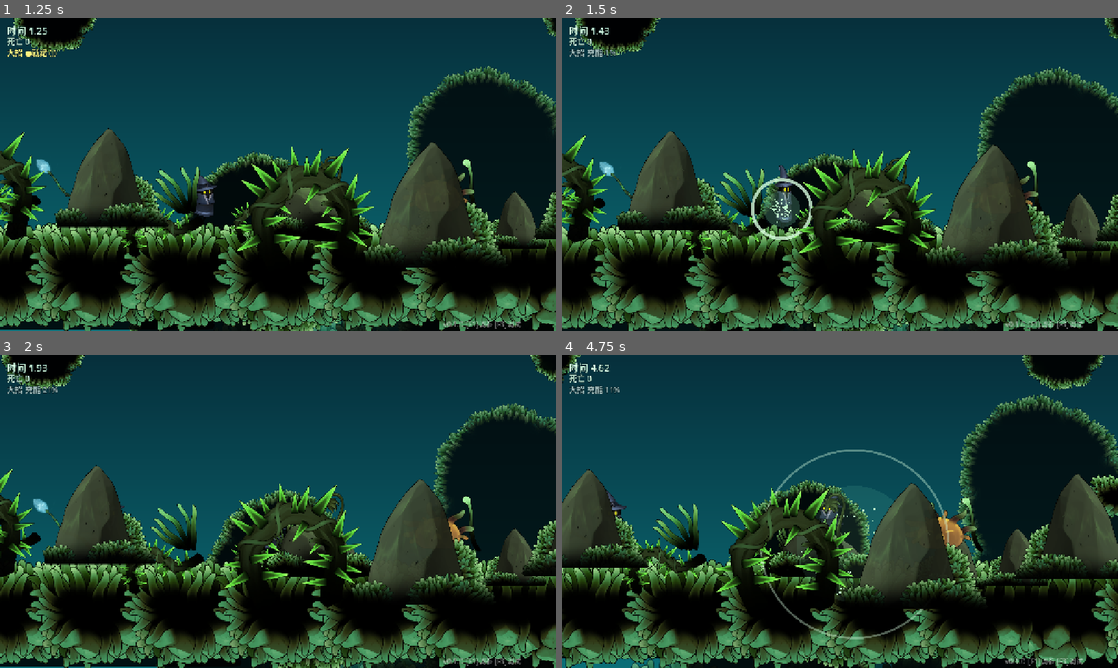
Above: before the commit, frames 1-4 (two rows, left to right).
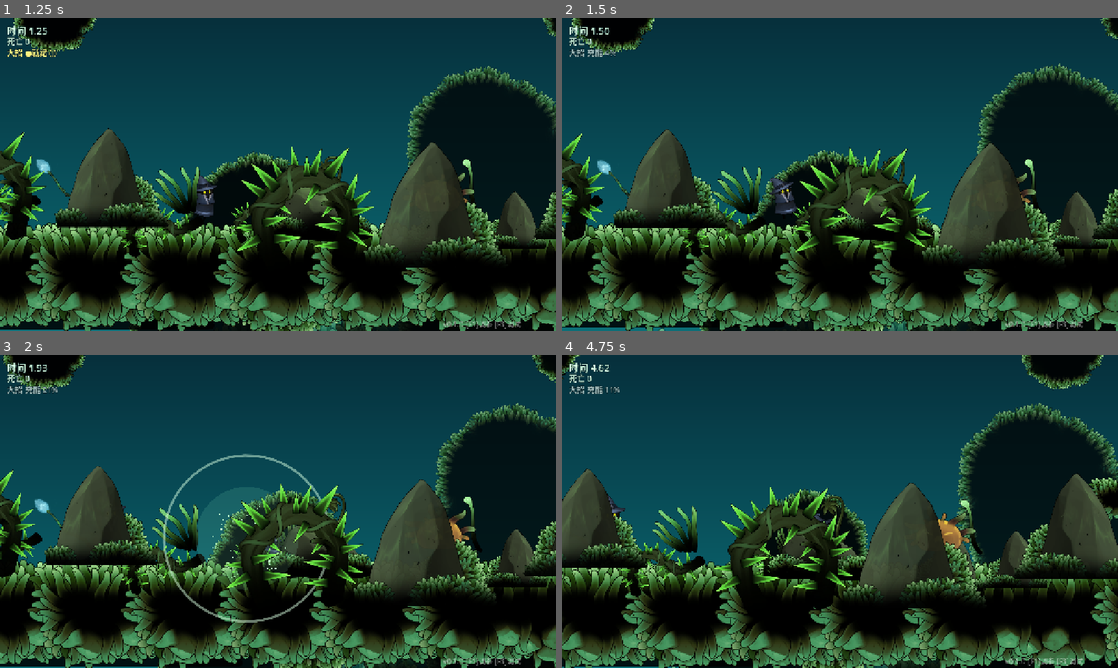
Above: after the commit, the same moments.

Repository: CyberpunkPsychosis/ai-game-engine
Game: Godot game, scene res://scenes/game.tscn
Two runs of this game, one before a commit and one after it. Both use one fixed random seed, a clock stepped at 60 frames per second and the inputs below.
Inputs:
- Up to frame 1 (1.25 s): tap Enter at 0.5 s; hold D (move_right) from 0.53 s (still down); tap K (dash) at 0.6 s; tap Space (jump) at 0.77 s
- Up to frame 2 (1.5 s): keep holding D (move_right); tap J (special) at 1.35 s
- Up to frame 3 (2 s): keep holding D (move_right); tap Space (jump) at 1.52 s
- Up to frame 4 (4.75 s): release D (move_right) at 2.03 s; hold A (move_left) 2.03-2.78 s; tap K (dash) at 2.1, 3.6 s; hold D (move_right) 2.78-4.28 s; tap J (special) at 2.85, 4.35 s; tap Space (jump) at 3.02, 3.77, 4.52 s; hold A (move_left) from 4.28 s (still down)

Frame 1 is identical in both runs. In frame 2, 20% of the frame differs, in the area x 0-100%, y 0-100%; in frame 3, 13%; in frame 4, 17%.

Commit message:
rig: Viir 剪纸式绑骨 + 施法动作,接入大招
- assets/rig/viir: 从立绘拆出 帽子/身体 两件 + 支点(脚/帽檐)
- viir_rig: 代码构建骨架层级(身体绕脚·帽子绕帽檐)+ AnimationPlayer
  施法动作(后仰蓄力→前倾释放→回收), 释放瞬间发 released 信号
- viir: 放招切到绑骨播施法, released 时生成孢爆; 本地校验动画/信号正常
- 绑骨流程落地: 这是产出'真施法动作'最稳的路(无GPU/AI,完全可控)

Diff:
--- /dev/null
+++ b/assets/rig/viir/rig.json
@@ -0,0 +1,15 @@
+{
+  "frame": [
+    141,
+    256
+  ],
+  "cut": 84,
+  "body_pivot": [
+    0,
+    128
+  ],
+  "hat_pivot": [
+    0,
+    -44
+  ]
+}
--- /dev/null
+++ b/scenes/viir_rig.tscn
@@ -0,0 +1,6 @@
+[gd_scene load_steps=2 format=3]
+
+[ext_resource type="Script" path="res://scripts/viir_rig.gd" id="1_rig"]
+
+[node name="ViirRig" type="Node2D"]
+script = ExtResource("1_rig")
--- a/scripts/viir.gd
+++ b/scripts/viir.gd
@@ -37,7 +37,10 @@
 @export var ult_jelly := 0.6         ## 放招的果冻拉伸量
 
 const SPORE_BURST := preload("res://scenes/spore_burst.tscn")
+const VIIR_RIG := preload("res://scenes/viir_rig.tscn")
 var _ult_cd := 0.0
+var _rig: Node2D
+var _casting := false
 
 const _BASE := 0.58
 var _deform := 0.0       # >0 竖向拉长, <0 压扁变宽
@@ -65,6 +68,12 @@
 	spr.scale = Vector2(0.58, 0.58)        # 256px 帧 -> ~148px 高
 	spr.position = Vector2(0, -28)         # 让脚底对齐碰撞底
 	spr.play("idle")
+	# 施法绑骨(默认隐藏，放招时显示)
+	_rig = VIIR_RIG.instantiate()
+	_rig.position = Vector2(0, -28)
+	_rig.visible = false
+	add_child(_rig)
+	_rig.released.connect(_on_rig_released)
 
 func _build_frames() -> SpriteFrames:
 	var man = JSON.parse_string(FileAccess.get_file_as_string("res://assets/anim/manifest.json"))
@@ -179,13 +188,26 @@
 	_ult_cd = ult_cooldown
 	_dashes = 1                          # 放招即刷新冲刺(连段起手)
 	_dashing = 0.0
-	_deform = ult_jelly                  # 大幅果冻拉伸
 	velocity = Vector2(velocity.x * 0.2, ult_pop)
+	# 切到绑骨播施法动作(孢爆在释放瞬间由 released 信号生成)
+	_casting = true
+	spr.visible = false
+	_rig.visible = true
+	_rig.scale = Vector2(_BASE * _facing, _BASE)
+	_rig.play_cast()
+	get_tree().create_timer(0.6).timeout.connect(_end_cast)
+
+func _on_rig_released() -> void:
 	var b := SPORE_BURST.instantiate()
 	b.global_position = global_position
 	get_parent().add_child(b)
 	Juice.shake(12.0)
-	Juice.hitstop(0.07)
+	Juice.hitstop(0.06)
+
+func _end_cast() -> void:
+	_casting = false
+	_rig.visible = false
+	spr.visible = true
 
 func ult_ratio() -> float:
 	return clampf(1.0 - _ult_cd / ult_cooldown, 0.0, 1.0)
--- /dev/null
+++ b/scripts/viir_rig.gd
@@ -0,0 +1,65 @@
+extends Node2D
+## Viir 剪纸式绑骨：身体(绕脚)+ 帽子(绕帽檐),代码构建层级 + 一套"施法"动作。
+## 用法：实例化后 play_cast()；在释放瞬间发出 released 信号(供生成孢爆)。
+
+signal released
+
+var ap: AnimationPlayer
+
+func _ready() -> void:
+	var meta = JSON.parse_string(FileAccess.get_file_as_string("res://assets/rig/viir/rig.json"))
+	var fp: Array = meta["body_pivot"]   # 脚(底部中心)
+	var hp: Array = meta["hat_pivot"]    # 帽檐中心
+	var body_pivot := Vector2(fp[0], fp[1])
+	var hat_pivot := Vector2(hp[0], hp[1])
+
+	# 身体支点(绕脚旋转)
+	var bp := Node2D.new(); bp.name = "BodyPivot"; bp.position = body_pivot; add_child(bp)
+	var bs := Sprite2D.new(); bs.name = "BodySprite"
+	bs.texture = load("res://assets/rig/viir/body.png")
+	bs.position = -body_pivot                 # 复原到画幅中心
+	bs.texture_filter = CanvasItem.TEXTURE_FILTER_LINEAR
+	bp.add_child(bs)
+
+	# 帽子支点(绕帽檐旋转，挂在身体下，跟随身体倾斜)
+	var hpv := Node2D.new(); hpv.name = "HatPivot"; hpv.position = hat_pivot - body_pivot
+	bp.add_child(hpv)
+	var hs := Sprite2D.new(); hs.name = "HatSprite"
+	hs.texture = load("res://assets/rig/viir/hat.png")
+	hs.position = -hat_pivot
+	hs.texture_filter = CanvasItem.TEXTURE_FILTER_LINEAR
+	hpv.add_child(hs)
+
+	ap = AnimationPlayer.new(); add_child(ap)
+	var lib := AnimationLibrary.new()
+	lib.add_animation("cast", _make_cast(body_pivot))
+	ap.add_animation_library("", lib)
+
+func _make_cast(base_pos: Vector2) -> Animation:
+	var a := Animation.new()
+	a.length = 0.60
+	var rot := a.add_track(Animation.TYPE_VALUE); a.track_set_path(rot, "BodyPivot:rotation")
+	var pos := a.add_track(Animation.TYPE_VALUE); a.track_set_path(pos, "BodyPivot:position")
+	var scl := a.add_track(Animation.TYPE_VALUE); a.track_set_path(scl, "BodyPivot:scale")
+	var hat := a.add_track(Animation.TYPE_VALUE); a.track_set_path(hat, "BodyPivot/HatPivot:rotation")
+	# 时间, 身体角度°, 身体Y偏移, 身体缩放, 帽子角度°
+	var keys := [
+		[0.00,   0.0, 0.0,  Vector2(1.00, 1.00),   0.0],
+		[0.10, -12.0, 12.0, Vector2(1.05, 0.95), -18.0],   # 后仰蓄力+下蹲
+		[0.22,  -4.0,-10.0, Vector2(0.96, 1.06),  -6.0],   # 抬起
+		[0.30,  16.0, -4.0, Vector2(1.12, 0.90),  20.0],   # 前倾释放(此刻发招)
+		[0.44,   4.0,  0.0, Vector2(0.98, 1.02),   6.0],   # 回收
+		[0.60,   0.0,  0.0, Vector2(1.00, 1.00),   0.0],   # 复位
+	]
+	for k in keys:
+		a.track_insert_key(rot, k[0], deg_to_rad(k[1]))
+		a.track_insert_key(pos, k[0], base_pos + Vector2(0, k[2]))
+		a.track_insert_key(scl, k[0], k[3])
+		a.track_insert_key(hat, k[0], deg_to_rad(k[4]))
+	return a
+
+func play_cast() -> void:
+	ap.stop()
+	ap.play("cast")
+	var t := get_tree().create_timer(0.30)   # 释放瞬间
+	t.timeout.connect(func(): released.emit())
Binary file added: assets/rig/viir/body.png
Not shown, added: assets/rig/viir/body.png.import
Binary file added: assets/rig/viir/hat.png
Not shown, added: assets/rig/viir/hat.png.import
Not shown, added: scripts/viir_rig.gd.uid
